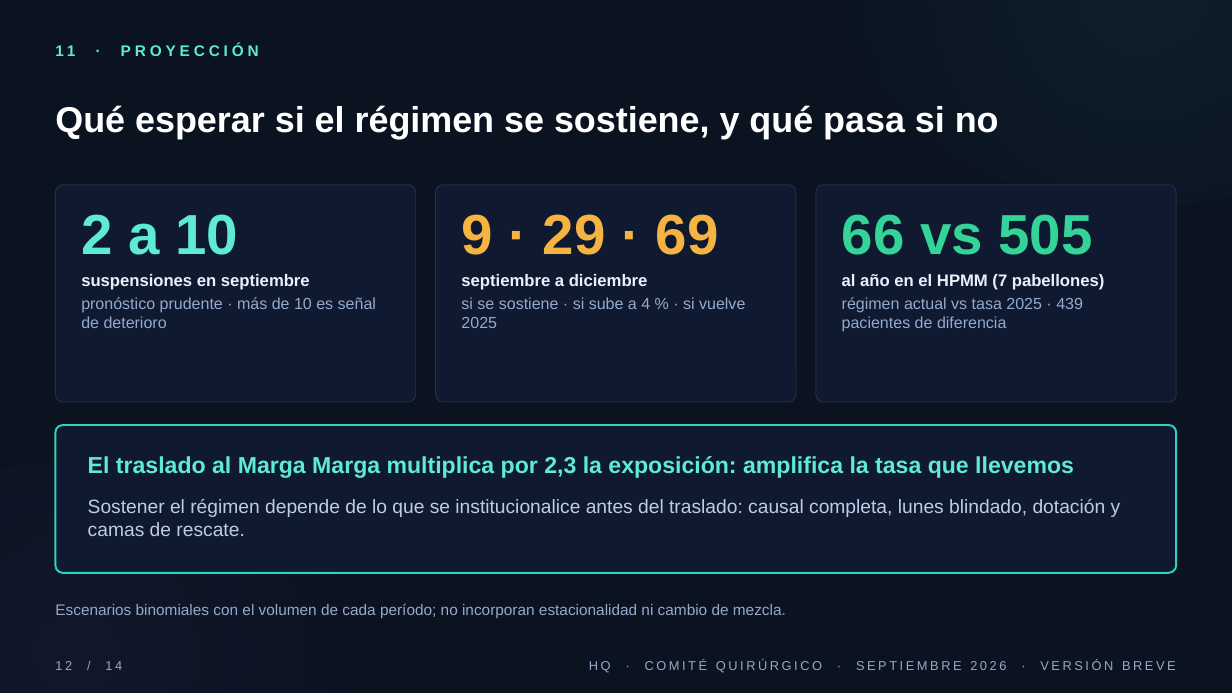
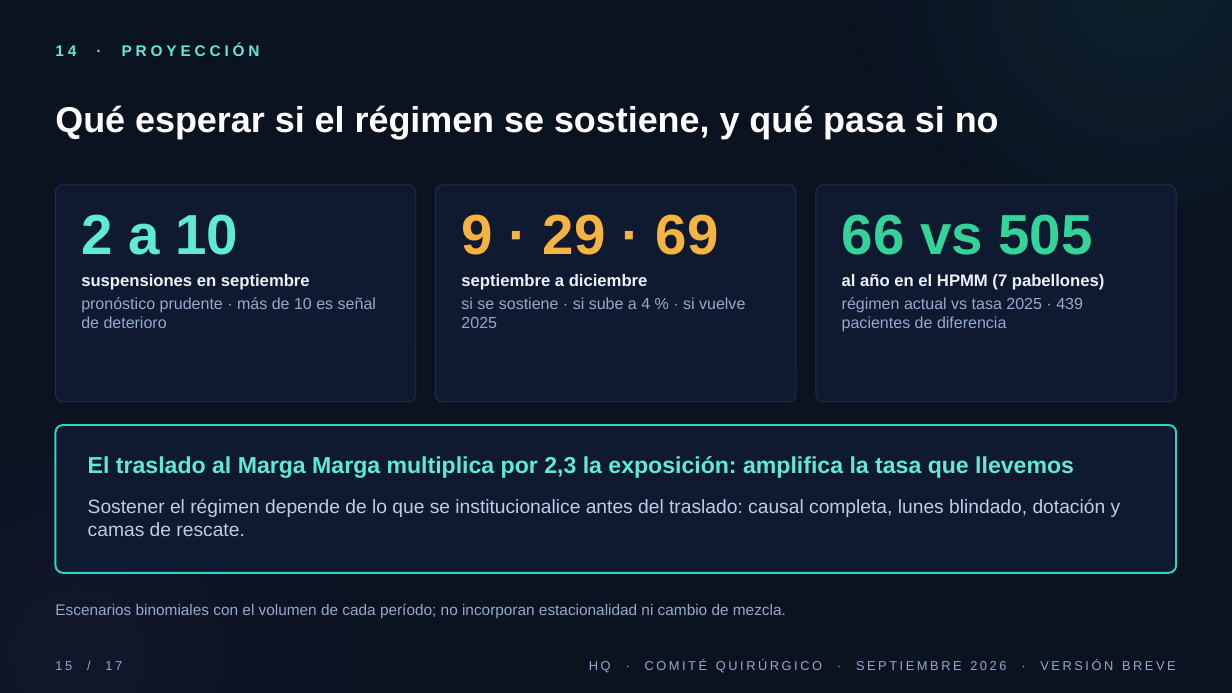
Before and after one commit to GutierrezUPPQ/cancelos-api, a slide deck: slide 15 of comite/Comite_Agosto_2026_breve.pptx (slide 12 before the commit). Drawn at 1232x693 pixels with LibreOffice and Linux fonts; fonts in the diff are those of the drawing. Boxes give left, top, right and bottom in pixels: in the first picture for what was removed or moved away, otherwise in the second. Text is boxed around its words. In the diff, an @@ line names an element or a change of style, - is before the commit and + after.

```diff
--- a/comite/Comite_Agosto_2026_breve.pptx
+++ b/comite/Comite_Agosto_2026_breve.pptx
@@ text at (55,44,260,56): text changed @@
-11 · PROYECCIÓN
+14 · PROYECCIÓN
@@ text at (55,661,122,670): text changed @@
-12 / 14
+15 / 17
```
Also in this commit, not shown: 13 other slides changed, 3 slides added, 2 other files.
